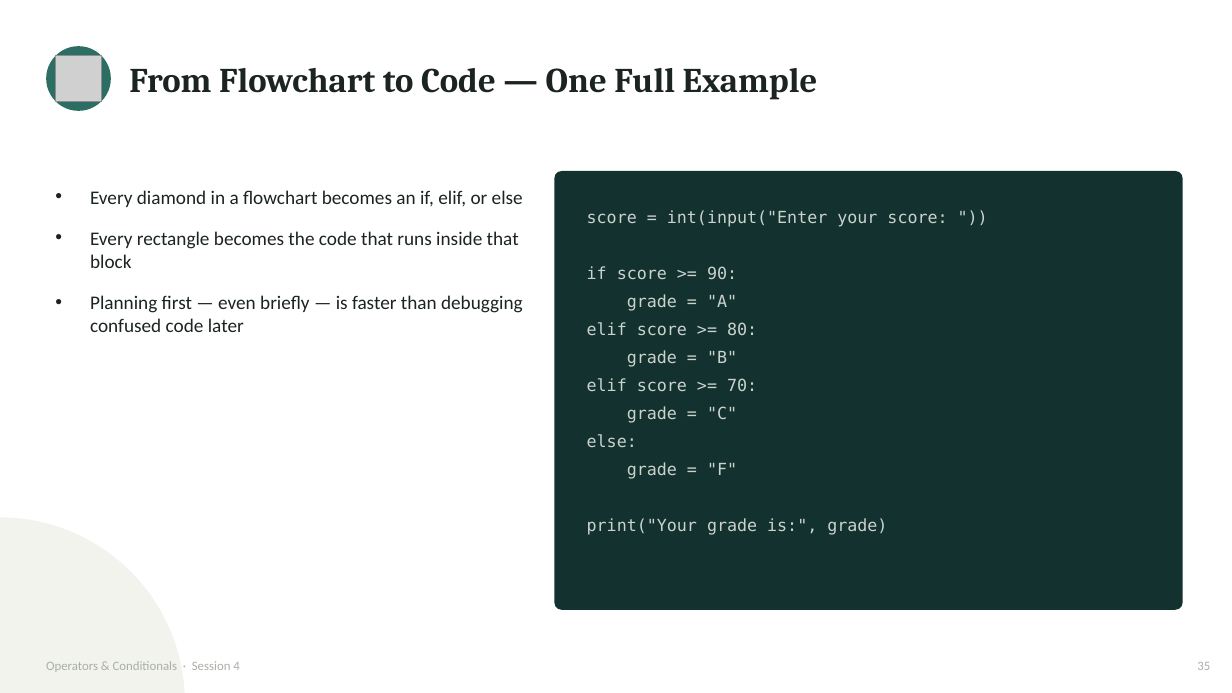
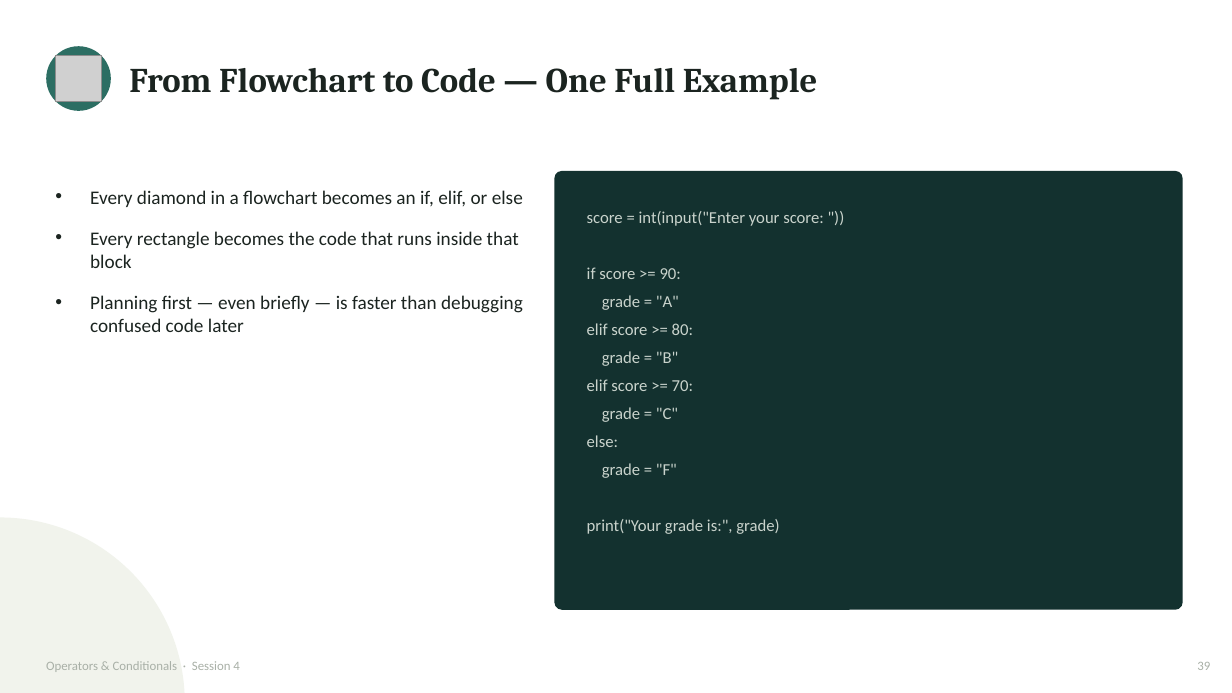
Before and after one commit to waseem-development/ai-ml-course, a slide deck: slide 39 of slides/3_session4_operators_conditionals.pptx (slide 35 before the commit). Drawn at 1232x693 pixels with LibreOffice and Linux fonts; fonts in the diff are those of the drawing; grey boxes stand for pictures. Boxes give left, top, right and bottom in pixels: in the first picture for what was removed or moved away, otherwise in the second. Text is boxed around its words. In the diff, an @@ line names an element or a change of style, - is before the commit and + after.

```diff
--- a/slides/3_session4_operators_conditionals.pptx
+++ b/slides/3_session4_operators_conditionals.pptx
@@ text "score = int(input("Enter your score: ..." at [587,211,823,534]: font DejaVu Sans Mono to Calibri @@
```
Also in this commit, not shown: 41 other slides changed, 7 slides added, 5 other files.
